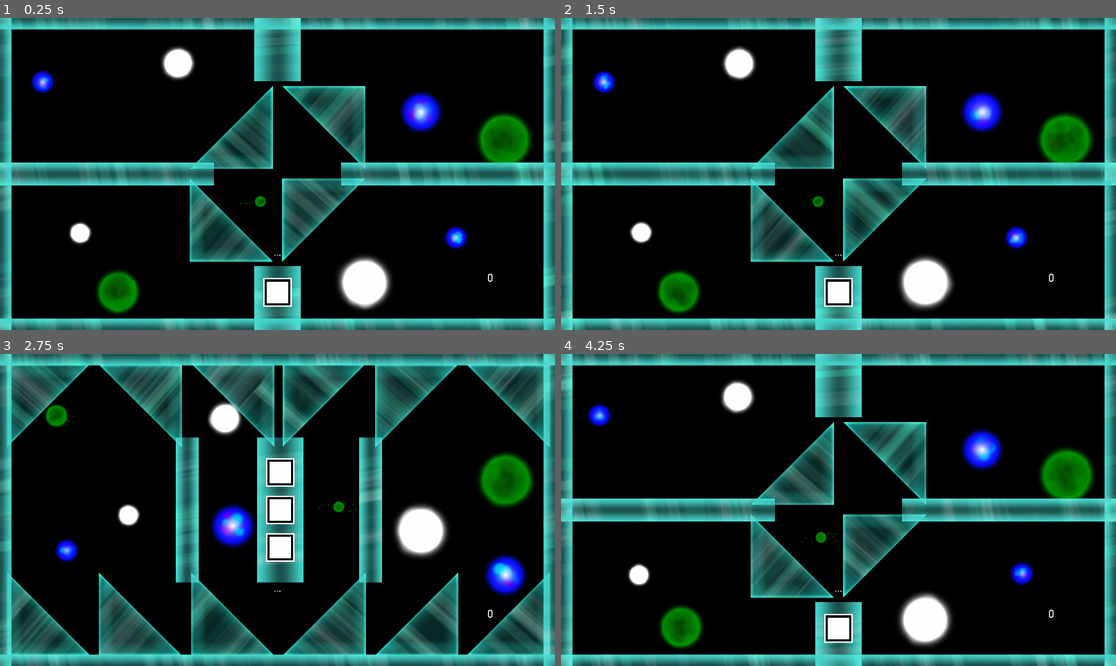
Above: before the commit, frames 1-4 (two rows, left to right).
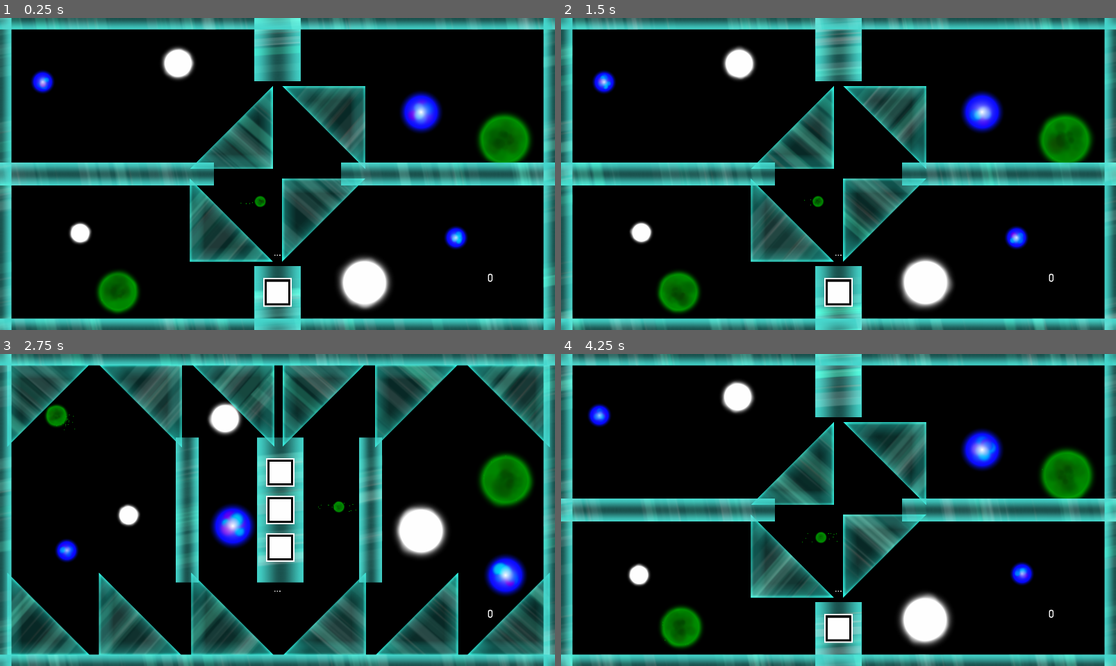
Above: after the commit, the same moments.

Repository: Dark-Gran/Spirit-Circles
Game: Godot game, scene res://src/Main.tscn
Same seed, same stepped clock (60 frames per second), same inputs: the game is played once before the commit and once after it.
Inputs (mouse positions are in pixels of both pictures, inside the frame that each line leads up to):
- Up to frame 1 (0.25 s): no input
- Up to frame 2 (1.5 s): move the mouse to (960, 158) at 0.52 s; hold Right (ui_right) 0.53-1.28 s; tap Space (ui_accept) at 0.77 s; move the mouse to (727, 189) at 1.27 s; hold Left (ui_left) from 1.28 s (still down)
- Up to frame 3 (2.75 s): tap Space (ui_accept) at 1.52 s; move the mouse to (333, 441) at 2.02 s; release Left (ui_left) at 2.03 s; hold Right (ui_right) from 2.03 s (still down)
- Up to frame 4 (4.25 s): move the mouse to (810, 572) at 2.77 s; tap Space (ui_accept) at 3.02, 3.77 s; move the mouse to (1005, 556) at 3.52 s; release Right (ui_right) at 3.53 s; hold Left (ui_left) from 3.53 s (still down)

The runs differ from the first frame. In frame 1, 2.0% of the frame differs, in the area x 34-66%, y 21-90%; in frame 2, 3.4%; in frame 3, 7.3%, in the area x 2-98%, y 3-97%; in frame 4, 3.8%.

Commit message:
adjusted glass particles

Diff:
--- a/src/world/obstacles/RotatableTriangle.tscn
+++ b/src/world/obstacles/RotatableTriangle.tscn
@@ -97,33 +97,36 @@
 
 [node name="Particles2D" type="Particles2D" parent="Sprite"]
 light_mask = 2
-material = SubResource( 9 )
+material = SubResource( 2 )
 position = Vector2( 460.676, 102.915 )
 rotation = 0.785398
 scale = Vector2( 2.6, 1 )
 lifetime = 2.0
 preprocess = 6.0
-process_material = SubResource( 4 )
+speed_scale = 0.7
+process_material = SubResource( 5 )
 texture = ExtResource( 4 )
 
 [node name="Particles2D2" type="Particles2D" parent="Sprite"]
 light_mask = 2
-material = SubResource( 9 )
+material = SubResource( 2 )
 position = Vector2( 369.508, 194.984 )
 rotation = 0.785398
 scale = Vector2( 2.6, 1 )
 lifetime = 5.0
 preprocess = 6.0
-process_material = SubResource( 7 )
+speed_scale = 0.7
+process_material = SubResource( 8 )
 texture = ExtResource( 3 )
 
 [node name="Particles2D3" type="Particles2D" parent="Sprite"]
 light_mask = 2
-material = SubResource( 9 )
+material = SubResource( 2 )
 position = Vector2( 445.508, 118.984 )
 rotation = 0.785398
 scale = Vector2( 2.6, 1 )
 lifetime = 5.0
 preprocess = 6.0
-process_material = SubResource( 8 )
+speed_scale = 0.7
+process_material = SubResource( 9 )
 texture = ExtResource( 3 )
--- a/src/world/obstacles/Wall_Wide_0.tscn
+++ b/src/world/obstacles/Wall_Wide_0.tscn
@@ -4,16 +4,16 @@
 [ext_resource path="res://assets/shine.png" type="Texture" id=2]
 [ext_resource path="res://assets/shine2.png" type="Texture" id=3]
 
-[sub_resource type="RectangleShape2D" id=8]
+[sub_resource type="RectangleShape2D" id=1]
 
-[sub_resource type="Gradient" id=9]
+[sub_resource type="Gradient" id=2]
 offsets = PoolRealArray( 0, 0.457364, 1 )
-colors = PoolColorArray( 1, 1, 1, 0, 1, 1, 1, 0.109804, 1, 1, 1, 0 )
+colors = PoolColorArray( 1, 1, 1, 0, 1, 1, 1, 0.196078, 1, 1, 1, 0 )
 
-[sub_resource type="GradientTexture" id=13]
-gradient = SubResource( 9 )
+[sub_resource type="GradientTexture" id=3]
+gradient = SubResource( 2 )
 
-[sub_resource type="ParticlesMaterial" id=10]
+[sub_resource type="ParticlesMaterial" id=4]
 emission_shape = 2
 emission_box_extents = Vector3( 1, 150, 1 )
 flag_disable_z = true
--- a/src/world/obstacles/Wall_Wide_1.tscn
+++ b/src/world/obstacles/Wall_Wide_1.tscn
@@ -4,16 +4,16 @@
 [ext_resource path="res://assets/shine.png" type="Texture" id=2]
 [ext_resource path="res://assets/shine2.png" type="Texture" id=3]
 
-[sub_resource type="RectangleShape2D" id=8]
+[sub_resource type="RectangleShape2D" id=1]
 
-[sub_resource type="Gradient" id=9]
+[sub_resource type="Gradient" id=2]
 offsets = PoolRealArray( 0, 0.457364, 1 )
-colors = PoolColorArray( 1, 1, 1, 0, 1, 1, 1, 0.109804, 1, 1, 1, 0 )
+colors = PoolColorArray( 1, 1, 1, 0, 1, 1, 1, 0.196078, 1, 1, 1, 0 )
 
-[sub_resource type="GradientTexture" id=7]
-gradient = SubResource( 9 )
+[sub_resource type="GradientTexture" id=3]
+gradient = SubResource( 2 )
 
-[sub_resource type="ParticlesMaterial" id=10]
+[sub_resource type="ParticlesMaterial" id=4]
 emission_shape = 2
 emission_box_extents = Vector3( 1, 150, 1 )
 flag_disable_z = true
Not shown: 4 places in src/world/obstacles/RotatableTriangle.tscn that only renumber resources
Not shown: 5 places in src/world/obstacles/Wall_Wide_0.tscn that only renumber resources
Not shown: 5 places in src/world/obstacles/Wall_Wide_1.tscn that only renumber resources
